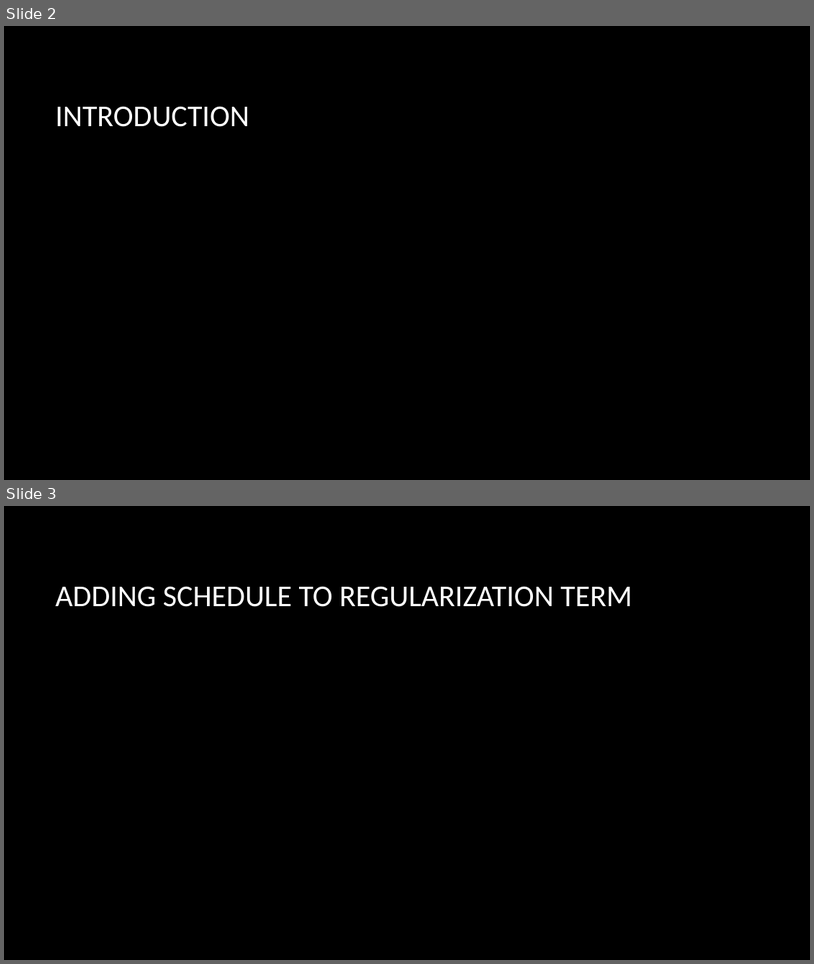
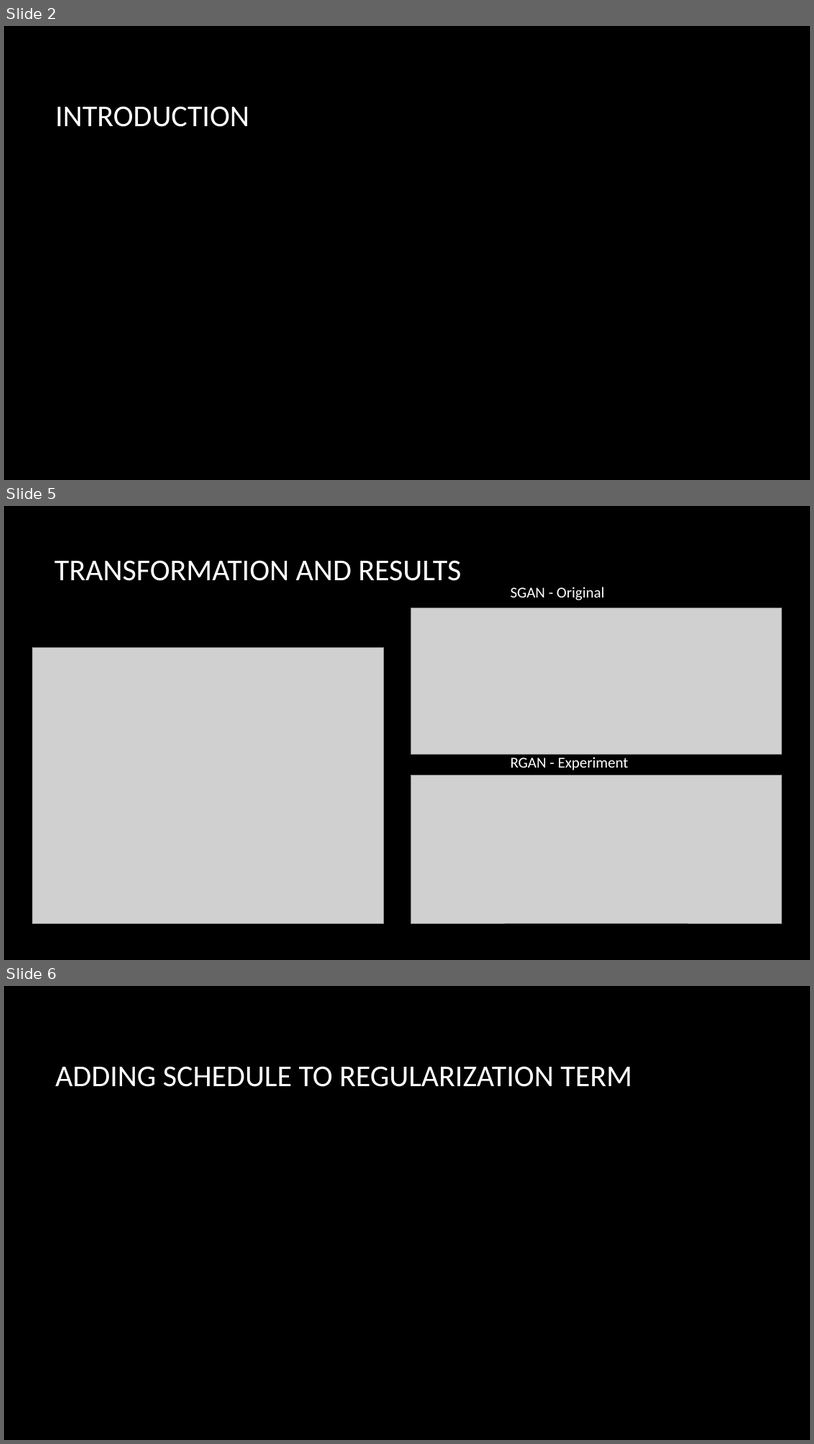
Before and after one commit to charlesabouhaidar/COMP473-Project, a slide deck: CycleGAN_simple/report_resources/COMP473_Project.pptx. Shown one above the other, each under a label of ours: slides 2 and 3 before the commit, slides 2, 5 and 6 after it; the slides between them are not shown. The pictures are 814x964 and 814x1444 pixels, drawn with LibreOffice and Linux fonts; fonts in the diff are those of the drawing; grey boxes stand for pictures; background and template pictures are left out. Boxes give left, top, right and bottom in pixels: in the first picture for what was removed or moved away, otherwise in the second. Text is boxed around its words. In the diff, an @@ line names an element or a change of style, - is before the commit and + after.

```diff
--- a/CycleGAN_simple/report_resources/COMP473_Project.pptx
+++ b/CycleGAN_simple/report_resources/COMP473_Project.pptx
@@ slide 5 added at [4,506,810,960], background picture (left out) @@
@@ title added at [54,560,461,581], 36 pt, text #FFFFFF @@
+TRANSFORMATION AND RESULTS
@@ text added at [511,587,605,600], 18 pt, text #FFFFFF @@
+SGAN - Original
@@ picture added at [411,608,782,754] @@
@@ picture added at [32,648,384,923] @@
@@ text added at [511,757,629,770], 18 pt, text #FFFFFF @@
+RGAN - Experiment
@@ picture added at [411,775,782,923] @@
@@ what was slide 3 is now slide 6 @@
```
Also in this commit, not shown: 2 other slides added.
